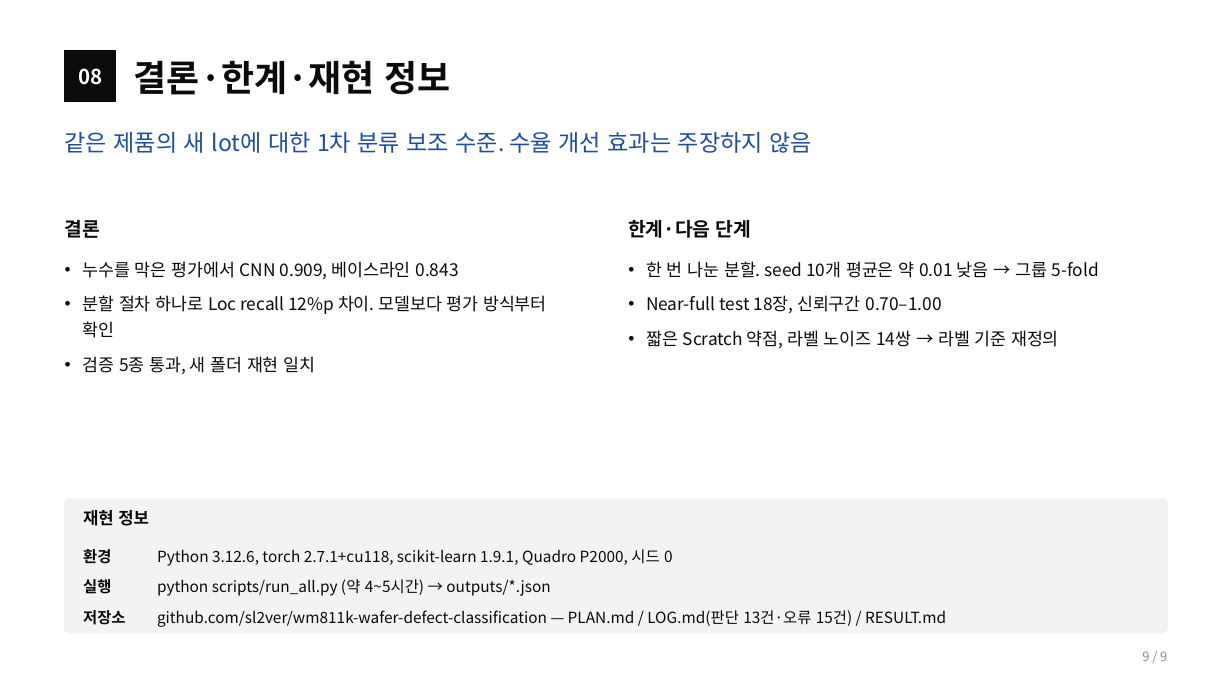
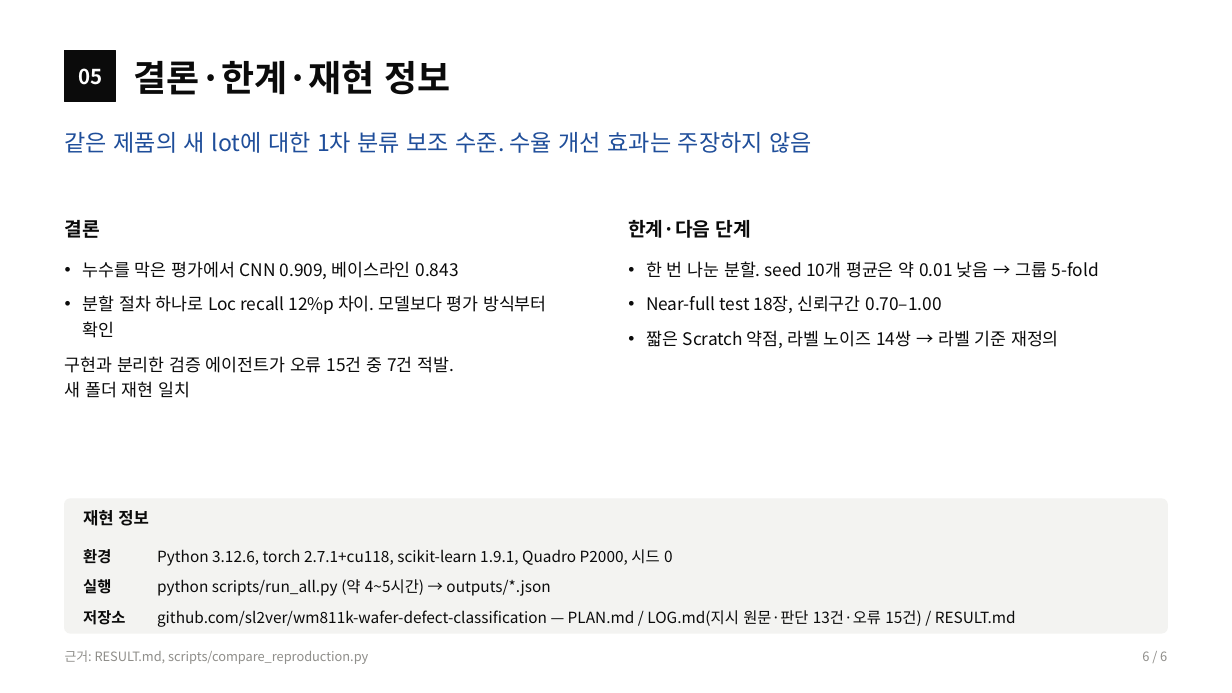
Before and after one commit to sl2ver/wm811k-wafer-defect-classification, a slide deck: slide 6 of portfolio/portfolio.pptx (slide 9 before the commit). Drawn at 1232x693 pixels with LibreOffice and Linux fonts; fonts in the diff are those of the drawing. Boxes give left, top, right and bottom in pixels: in the first picture for what was removed or moved away, otherwise in the second. Text is boxed around its words. In the diff, an @@ line names an element or a change of style, - is before the commit and + after.

```diff
--- a/portfolio/portfolio.pptx
+++ b/portfolio/portfolio.pptx
@@ text at <box>78,68,102,85</box>: text changed @@
-08
+05
@@ text at <box>65,356,455,398</box>: text changed @@
-• 검증 5종 통과, 새 폴더 재현 일치
+• 구현과 분리한 검증 에이전트가 오류 15건 중 7건 적발.
+  새 폴더 재현 일치
@@ table at <box>83,541,1149,633</box> @@
-row 3, column 2: github.com/sl2ver/wm811k-wafer-defect-classification — PLAN.md / LOG.md(판단 13건·오류 15건) / RESULT.md
+row 3, column 2: github.com/sl2ver/wm811k-wafer-defect-classification — PLAN.md / LOG.md(지시 원문·판단 13건·오류 15건) / RESULT.md
@@ text added at <box>65,650,368,664</box>, 10 pt, text #8F8E8A @@
+근거: RESULT.md, scripts/compare_reproduction.py
@@ text at <box>1142,651,1167,661</box>: text changed @@
-9 / 9
+6 / 6
```
Also in this commit, not shown: 4 other slides changed, 3 slides removed, 18 other files.
